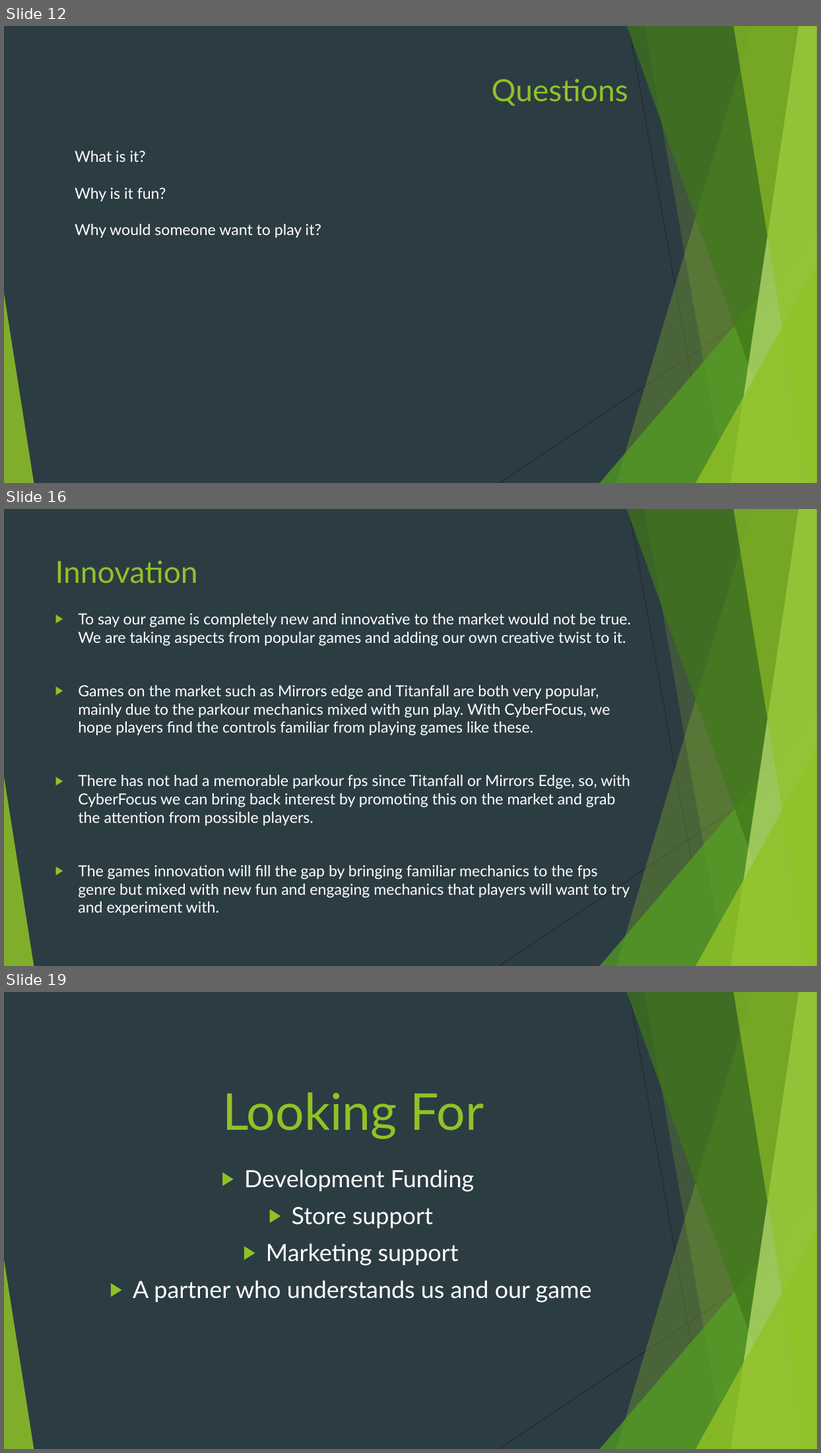
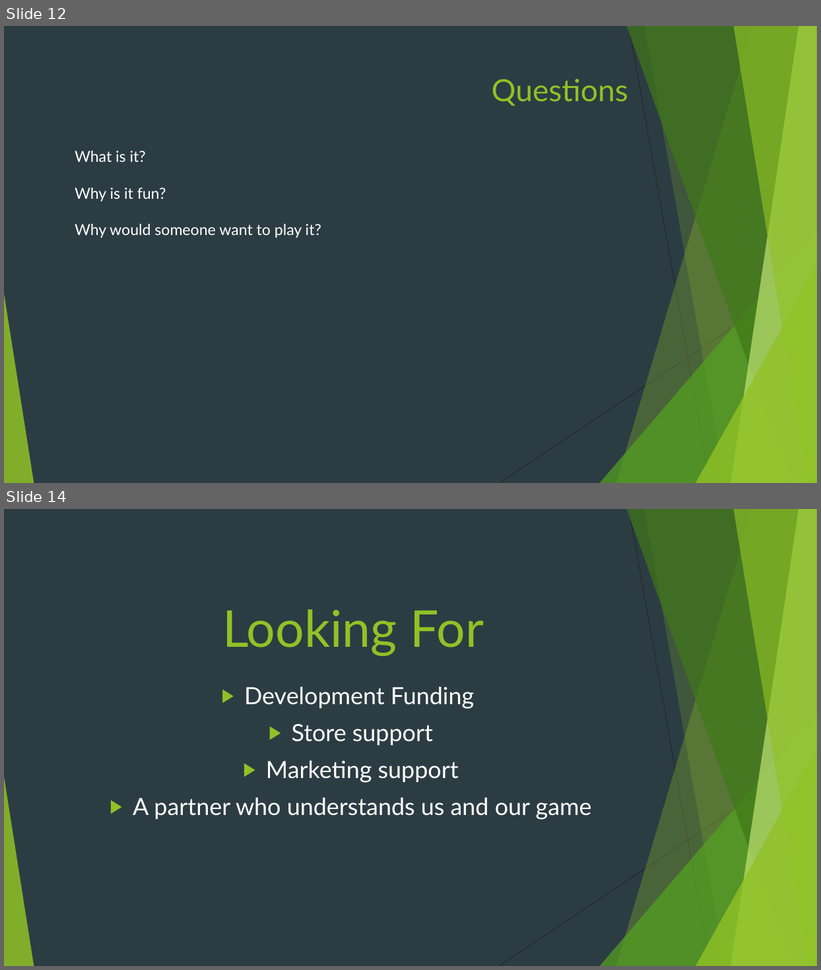
Before and after one commit to Pilokio/Tranzfuser, a slide deck: Virtual Pitch Presentation/Pitch.pptx. Shown one above the other, each under a label of ours: slides 12, 16 and 19 before the commit, slides 12 and 14 after it; the slides between them are not shown. The pictures are 821x1453 and 821x970 pixels, drawn with LibreOffice and Linux fonts; fonts in the diff are those of the drawing. Boxes give left, top, right and bottom in pixels: in the first picture for what was removed or moved away, otherwise in the second. Text is boxed around its words. In the diff, an @@ line names an element or a change of style, - is before the commit and + after.

```diff
--- a/Virtual Pitch Presentation/Pitch.pptx
+++ b/Virtual Pitch Presentation/Pitch.pptx
@@ slide 16 removed at bbox=[4, 509, 817, 966], background #2C3C43; not listed: 10 template elements that a slide beside it also shows @@
@@ title removed at bbox=[55, 560, 198, 584] @@
-Innovation
@@ text removed at bbox=[78, 613, 631, 916] @@
-▶ To say our game is completely new and innovative to the market would not be true. We are taking aspects from popular games and adding our own creative twist to it.
-▶ Games on the market such as Mirrors edge and Titanfall are both very popular, mainly due to the parkour mechanics mixed with gun play. With CyberFocus, we hope players find the controls familiar from playing games like these.
-▶ There has not had a memorable parkour fps since Titanfall or Mirrors Edge, so, with CyberFocus we can bring back interest by promoting this on the market and grab the attention from possible players.
-▶ The games innovation will fill the gap by bringing familiar mechanics to the fps genre but mixed with new fun and engaging mechanics that players will want to try and experiment with.
@@ what was slide 19 is now slide 14 @@
```
Also in this commit, not shown: 4 slides changed, 4 other slides removed.
